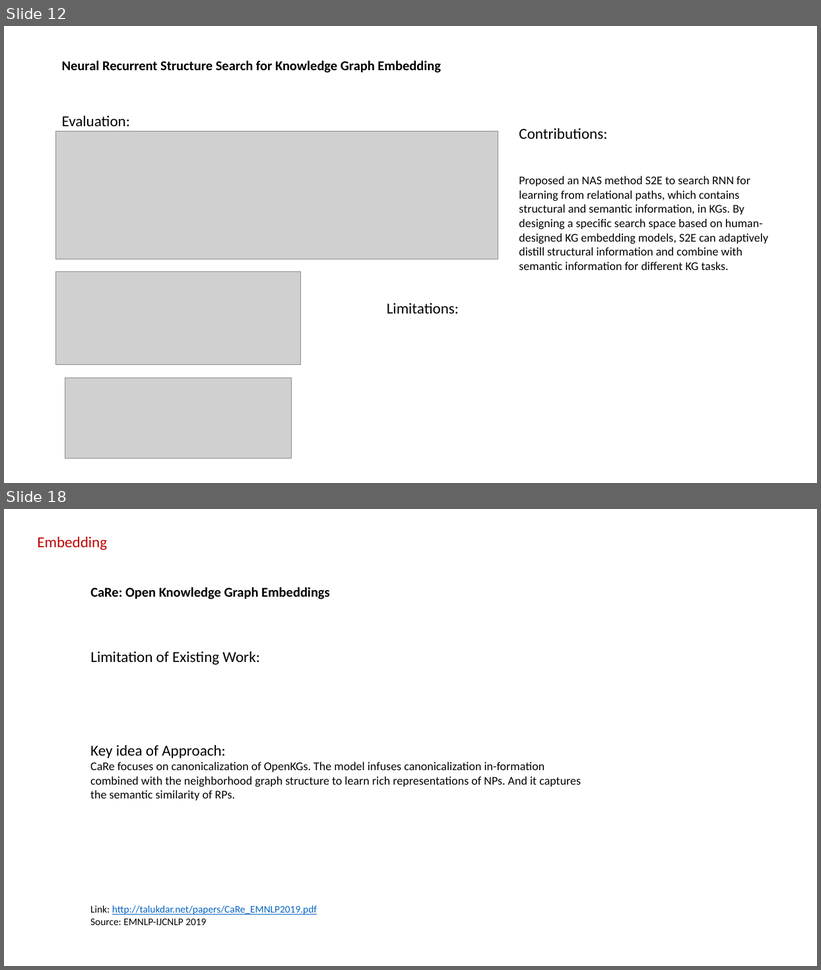
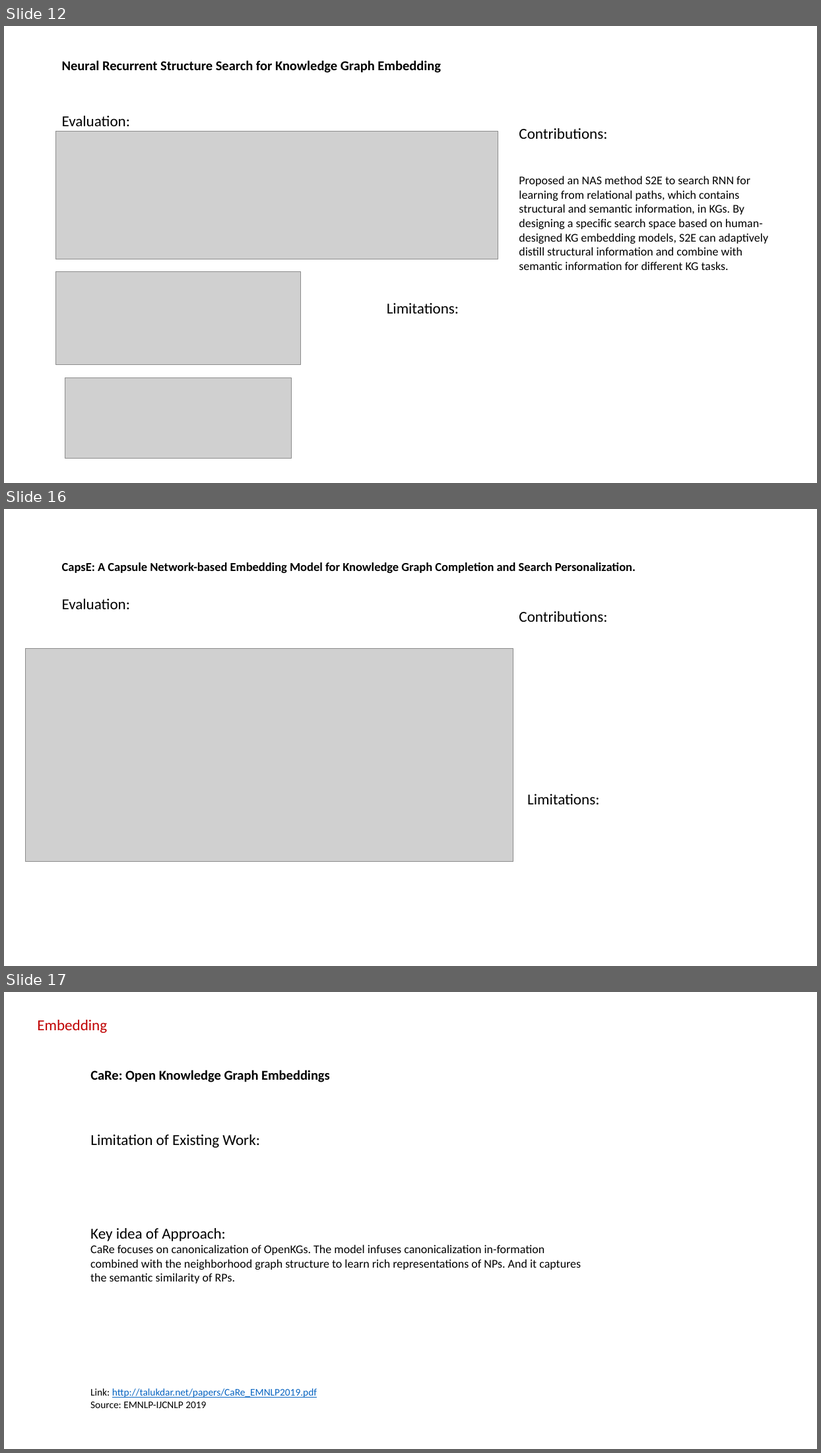
Before and after one commit to sylviawangfr/KGpaper, a slide deck: slides.pptx. Shown one above the other, each under a label of ours: slides 12 and 18 before the commit, slides 12, 16 and 17 after it; the slides between them are not shown. The pictures are 821x970 and 821x1453 pixels, drawn with LibreOffice and Linux fonts; fonts in the diff are those of the drawing; grey boxes stand for pictures. Boxes give left, top, right and bottom in pixels: in the first picture for what was removed or moved away, otherwise in the second. Text is boxed around its words. In the diff, an @@ line names an element or a change of style, - is before the commit and + after.

```diff
--- a/slides.pptx
+++ b/slides.pptx
@@ slide 16 added at (4,509,817,966), background #FFFFFF @@
@@ text added at (62,562,636,573), 14.4 pt, text #000000, bold @@
+CapsE: A Capsule Network-based Embedding Model for Knowledge Graph Completion and Search Personalization.
@@ text added at (62,599,130,609), 18 pt, text #000000 @@
+Evaluation:
@@ text added at (519,611,607,622), 18 pt, text #000000 @@
+Contributions:
@@ picture added at (25,649,514,862) @@
@@ text added at (527,794,599,805), 18 pt, text #000000 @@
+Limitations:
@@ what was slide 18 is now slide 17 @@
```
Also in this commit, not shown: 2 slides changed, 4 other slides added.
